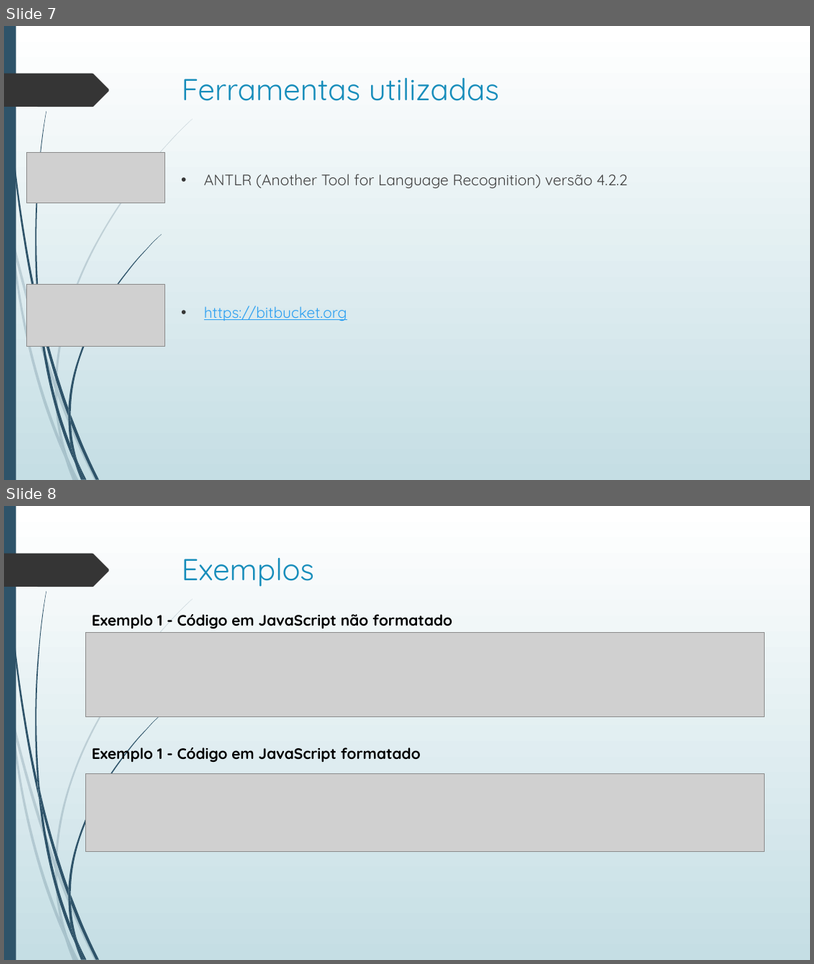
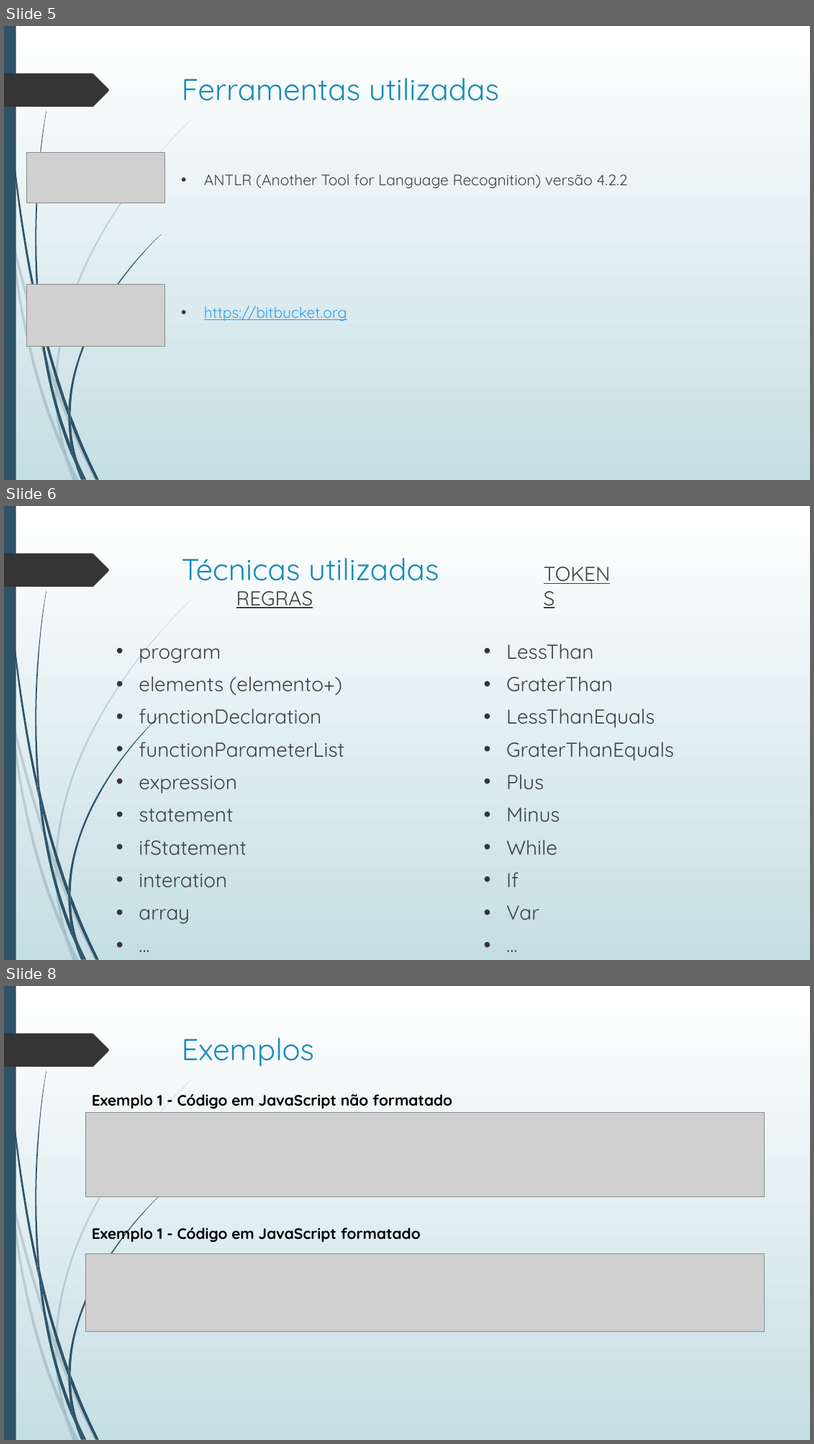
Before and after one commit to bbotelho3/webscript, a slide deck: docs/apresentacao_webscript.pptx. Shown one above the other, each under a label of ours: slides 7 and 8 before the commit, slides 5, 6 and 8 after it; the slides between them are not shown. The pictures are 814x964 and 814x1444 pixels, drawn with LibreOffice and Linux fonts; fonts in the diff are those of the drawing; grey boxes stand for pictures. Boxes give left, top, right and bottom in pixels: in the first picture for what was removed or moved away, otherwise in the second. Text is boxed around its words. In the diff, an @@ line names an element or a change of style, - is before the commit and + after.

```diff
--- a/docs/apresentacao_webscript.pptx
+++ b/docs/apresentacao_webscript.pptx
@@ slide 6 added at box(4, 506, 810, 960), background gradient #FFFFFF to #C5DEE5; not listed: 24 template elements that a slide beside it also shows @@
@@ title added at box(182, 558, 439, 581), 36 pt, text #178DBB @@
+Técnicas utilizadas
@@ text added at box(237, 591, 314, 608), 24 pt, text #404040, underline @@
+REGRAS
@@ text added at box(538, 574, 625, 613), 24 pt, text #404040, underline @@
+TOKENS
@@ text added at box(139, 648, 345, 924), 24 pt, text #404040 @@
+• program
+• elements (elemento+)
+• functionDeclaration
+• functionParameterList
+• expression
+• statement
+• ifStatement
+• interation
+• array
+• ...
@@ text added at box(507, 644, 674, 919), 24 pt, text #404040 @@
+• LessThan
+• GraterThan
+• LessThanEquals
+• GraterThanEquals
+• Plus
+• Minus
+• While
+• If
+• Var
+• ...
@@ what was slide 7 is now slide 5 @@
```
Also in this commit, not shown: 3 slides changed, 1 slide removed, 1 other file.
